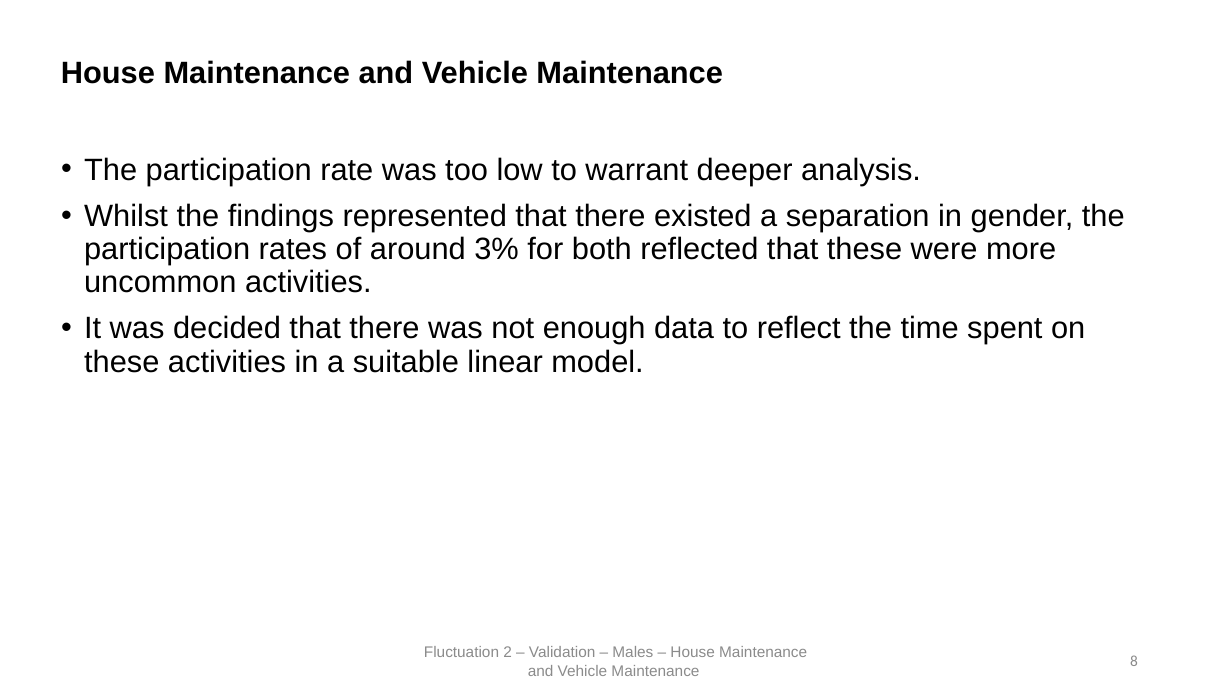
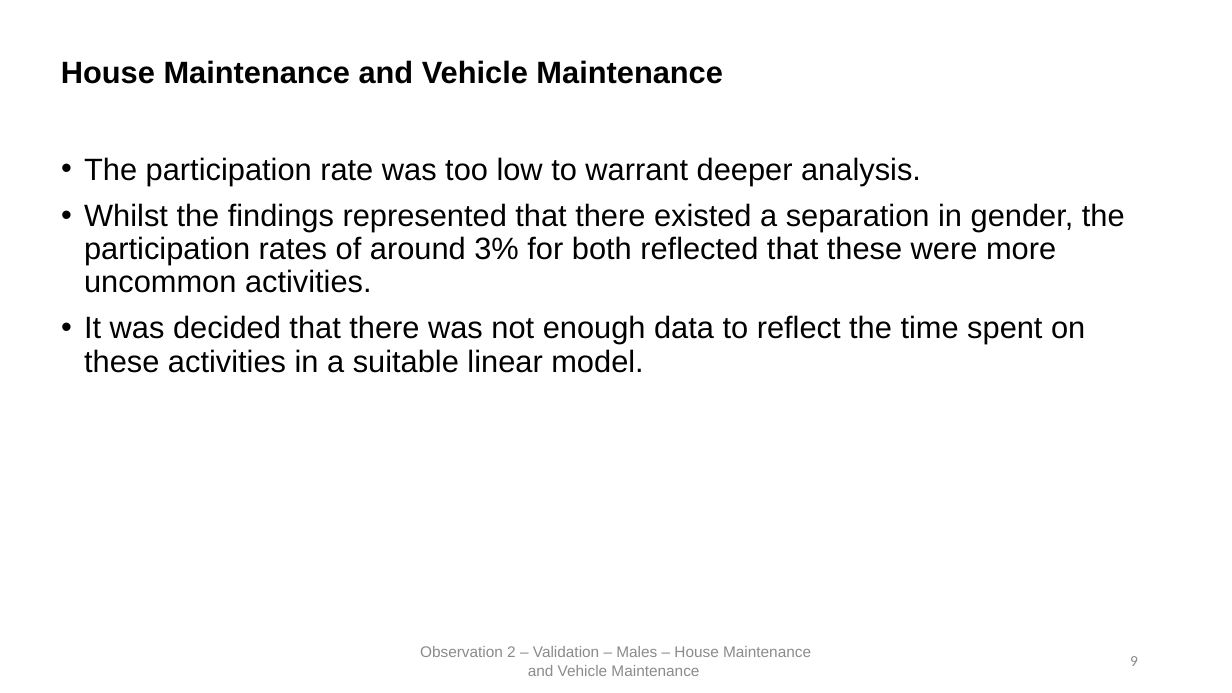
Before and after one commit to HarrisonWilde/AmericanTimeUseSurvey, a slide deck: slide 9 of Presentation/slides (1).pptx (slide 8 before the commit). Drawn at 1232x693 pixels with LibreOffice and Linux fonts; fonts in the diff are those of the drawing. Boxes give left, top, right and bottom in pixels: in the first picture for what was removed or moved away, otherwise in the second. Text is boxed around its words. In the diff, an @@ line names an element or a change of style, - is before the commit and + after.

```diff
--- a/Presentation/slides (1).pptx
+++ b/Presentation/slides (1).pptx
@@ text at [420,646,811,676]: text changed @@
-Fluctuation 2 – Validation – Males – House Maintenance and Vehicle Maintenance
+Observation 2 – Validation – Males – House Maintenance and Vehicle Maintenance
@@ page number at [1130,656,1138,666]: text changed @@
-8
+9
```
Also in this commit, not shown: 8 other slides changed, 2 slides added, 1 slide removed.
